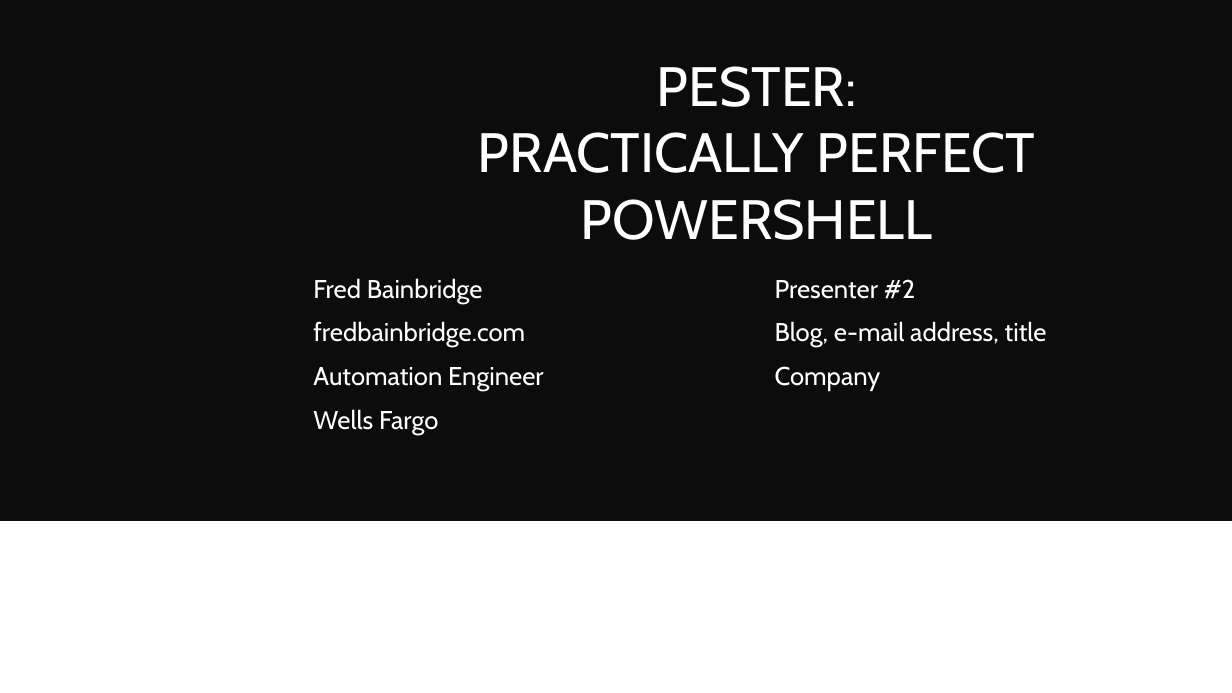
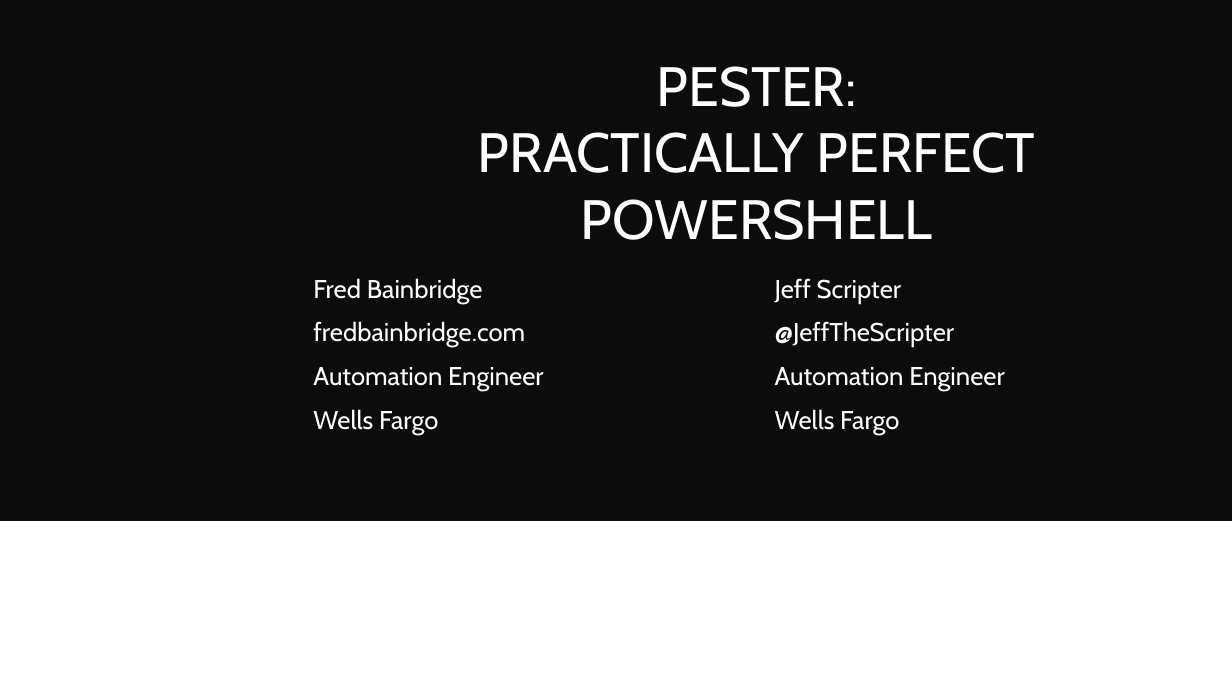
Before and after one commit to fredbainbridge/mmsPester, a slide deck: slide 1 of Pester Practically Perfect PowerShell.pptx. Drawn at 1232x693 pixels with LibreOffice and Linux fonts; fonts in the diff are those of the drawing; background and template pictures are left out. Boxes give left, top, right and bottom in pixels: in the first picture for what was removed or moved away, otherwise in the second. Text is boxed around its words. In the diff, an @@ line names an element or a change of style, - is before the commit and + after.

```diff
--- a/Pester Practically Perfect PowerShell.pptx
+++ b/Pester Practically Perfect PowerShell.pptx
@@ text at (x1=775, y1=278, x2=1005, y2=434): text changed @@
-Presenter #2
-Blog, e-mail address, title
-Company
+Jeff Scripter
+@JeffTheScripter
+Automation Engineer
+Wells Fargo
```
Also in this commit, not shown: 8 other slides changed, 7 other files.
